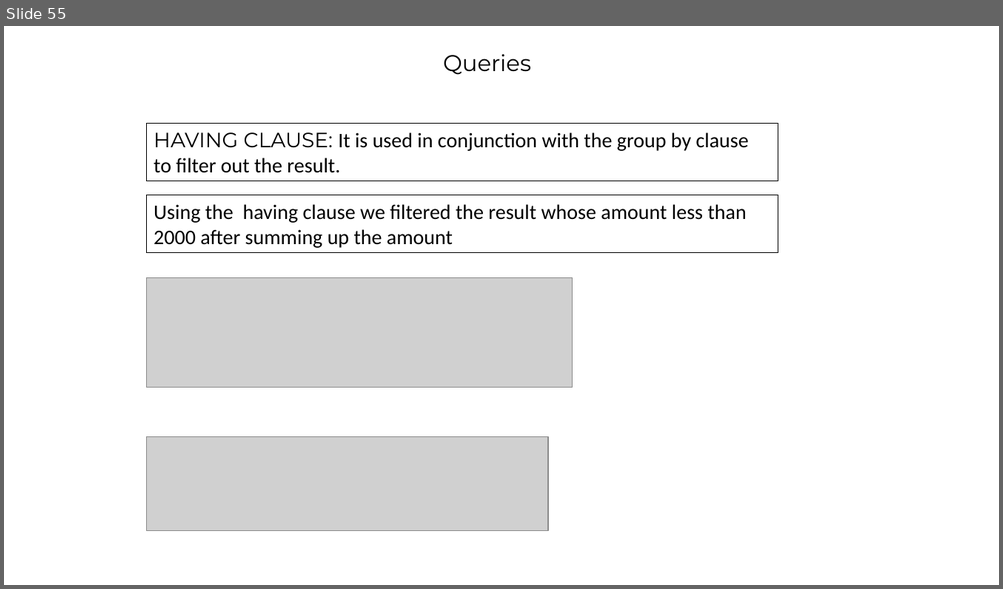
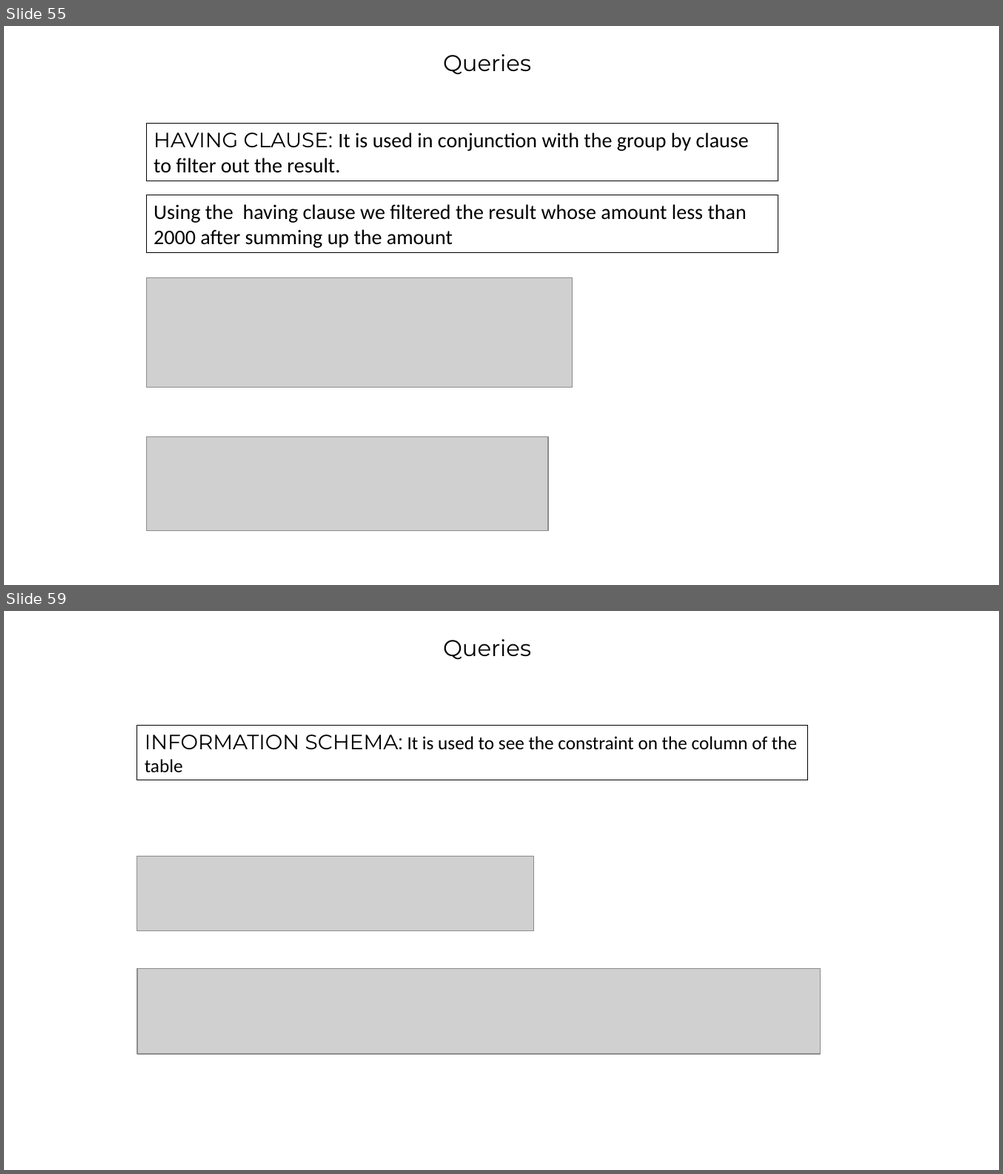
Before and after one commit to barrett28/1_IT-vedant, a slide deck: 4_sql/project''/hospital_management.pptx. Shown one above the other, each under a label of ours: slide 55 before the commit, slides 55 and 59 after it; the slides between them are not shown. The pictures are 1003x589 and 1003x1174 pixels, drawn with LibreOffice and Linux fonts; fonts in the diff are those of the drawing; grey boxes stand for pictures; background and template pictures are left out. Boxes give left, top, right and bottom in pixels: in the first picture for what was removed or moved away, otherwise in the second. Text is boxed around its words. In the diff, an @@ line names an element or a change of style, - is before the commit and + after.

```diff
--- a/4_sql/project''/hospital_management.pptx
+++ b/4_sql/project''/hospital_management.pptx
@@ slide 59 added at box(4, 611, 999, 1170), background picture (left out) @@
@@ text added at box(443, 639, 531, 660), 22 pt, text #000000 @@
+Queries
@@ rectangle added at box(137, 725, 808, 780), outline #000000 0.75 pt, 18 pt, text #000000 @@
+INFORMATION SCHEMA: It is used to see the constraint on the column of the table
@@ picture added at box(137, 857, 534, 932) @@
@@ picture added at box(137, 969, 820, 1054) @@
```
Also in this commit, not shown: 11 other slides added, 10 other files.
